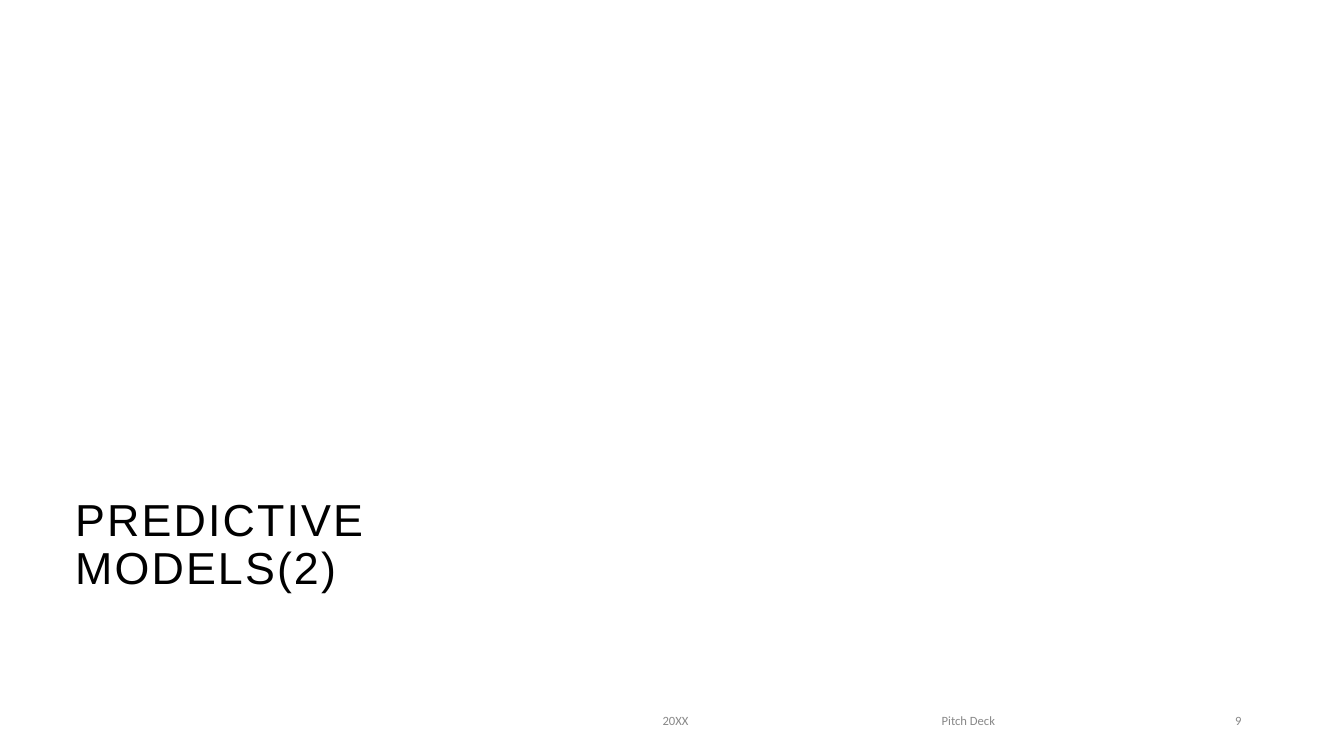
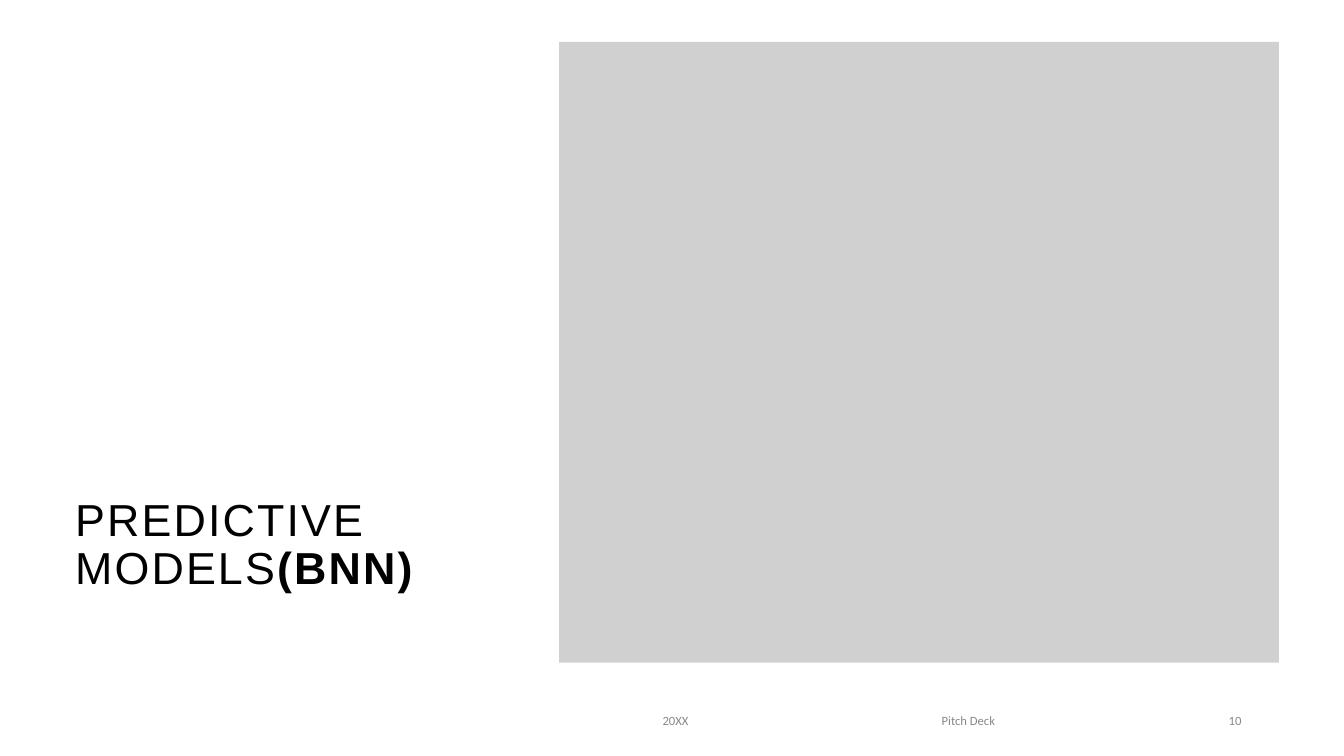
Before and after one commit to tslever/Bayesian_Docking-Score_Predictor, a slide deck: slide 10 of DS6040_Bayesian ML for Docking Score.pptx (slide 9 before the commit). Drawn at 1344x756 pixels with LibreOffice and Linux fonts; fonts in the diff are those of the drawing; grey boxes stand for pictures; background and template pictures are left out. Boxes give left, top, right and bottom in pixels: in the first picture for what was removed or moved away, otherwise in the second. Text is boxed around its words. In the diff, an @@ line names an element or a change of style, - is before the commit and + after.

```diff
--- a/DS6040_Bayesian ML for Docking Score.pptx
+++ b/DS6040_Bayesian ML for Docking Score.pptx
@@ picture added at [560, 42, 1279, 663] @@
@@ title at [75, 504, 412, 593]: text changed @@
-PREDICTIVE MODELS(2)
+PREDICTIVE MODELS(BNN)
@@ page number at [1229, 717, 1242, 725]: text changed @@
-9
+10
```
Also in this commit, not shown: 7 other slides changed, 2 slides added.
